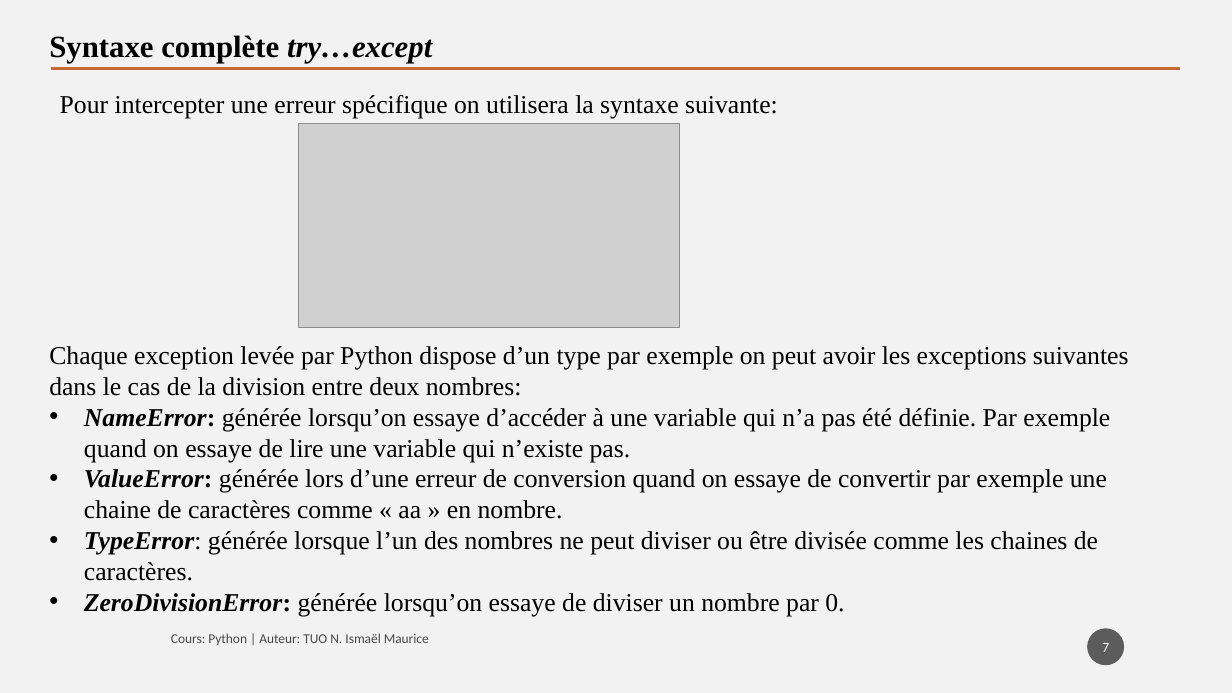
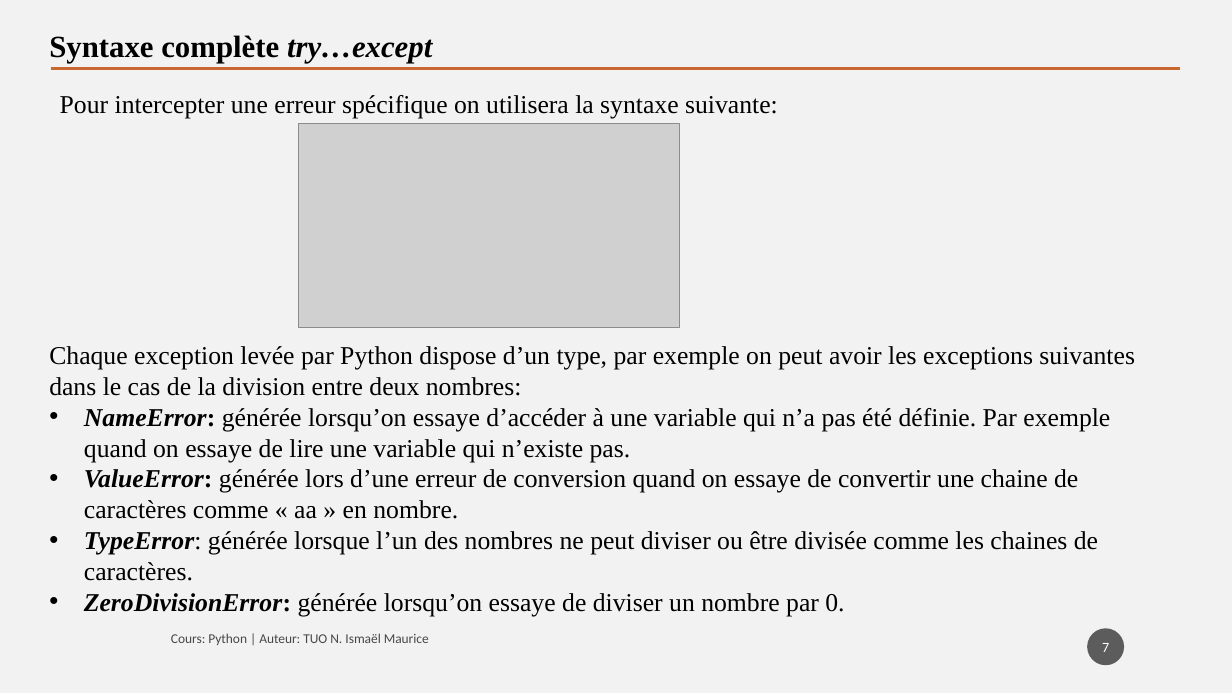
Before and after one commit to tisma95/cours-python, a slide deck: slide 7 of source/Chapitre 7 - Les exceptions.pptx. Drawn at 1232x693 pixels with LibreOffice and Linux fonts; fonts in the diff are those of the drawing; grey boxes stand for pictures. Boxes give left, top, right and bottom in pixels: in the first picture for what was removed or moved away, otherwise in the second. Text is boxed around its words. In the diff, an @@ line names an element or a change of style, - is before the commit and + after.

```diff
--- a/source/Chapitre 7 - Les exceptions.pptx
+++ b/source/Chapitre 7 - Les exceptions.pptx
@@ text at (49, 346, 1135, 396): text changed @@
-Chaque exception levée par Python dispose d’un type par exemple on peut avoir les exceptions suivantes dans le cas de la division entre deux nombres:
+Chaque exception levée par Python dispose d’un type, par exemple on peut avoir les exceptions suivantes dans le cas de la division entre deux nombres:
@@ text at (84, 469, 1078, 519): text changed @@
-• ValueError: générée lors d’une erreur de conversion quand on essaye de convertir par exemple une chaine de caractères comme « aa » en nombre.
+• ValueError: générée lors d’une erreur de conversion quand on essaye de convertir une chaine de caractères comme « aa » en nombre.
```
Also in this commit, not shown: 11 other slides changed, 2 other files.
